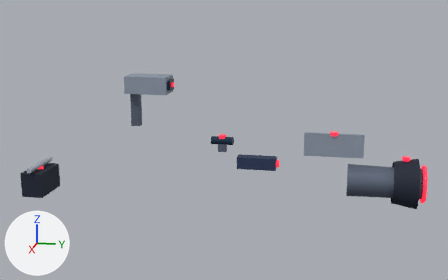
The glTF model game/assets/structures/tower_filament_optics_s8.glb: old version first, new version second.
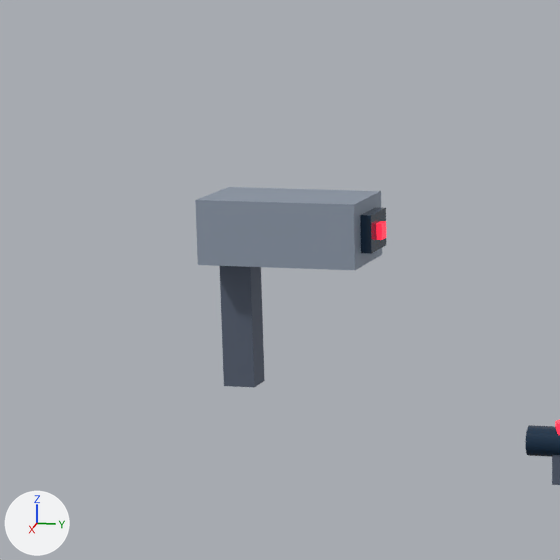
The first picture shows the older version from a camera (50 mm lens) standing at (4.16, 1.27, 3.31) and looking at (0.01, 0.44, 2.27). The close-ups show the older and then the newer version on the part from 16% to 49% of the width and 9% to 61% of the height of that picture. Only the edits that show in the close-ups are written down. The axes (+X, +Y, +Z) are drawn at lower left. The lights are the same throughout. Where no turn or scale is listed for an object, it has been applied to the vertices. Vertices at exactly the same position are counted once.

Names of what the first close-up shows: 'filament_optics_head', 'filament_optics_lens', 'filament_optics_mast', 'filament_sight_glass' and 3 more.
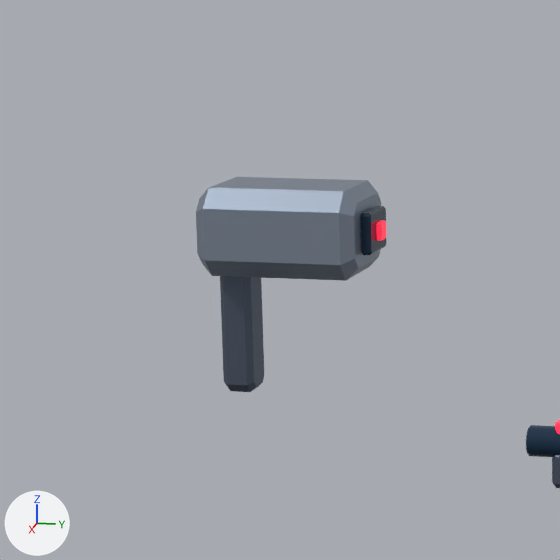
Location of each change, [x1, y1, x2, y2] in pixels of the close-ups (560 x 560 px):
'filament_optics_head', surface changed, reshaped (25% taller): before [195, 187, 382, 270]; after [196, 177, 381, 281]
'filament_optics_mast', reshaped: before [220, 266, 265, 387]; after [220, 276, 264, 392]

Edits to the bpy script that builds the scene:
```text
Change mat_steel_plate:
    mat_steel_plate.metallic: 0.34 -> 0.8
Change me_mesh_11:
    used by ob_filament_optics_mast; location = (0.0, -0.2, 2.47)
    remove me_mesh_11.from_pydata(...)  # 8 vertices, 12 faces; spans x -0.03..0.03, y -0.03..0.03, z -0.12..0.12
    add me_mesh_11.from_pydata(...)  # 32 vertices, 60 faces; spans x -0.041..0.041, y -0.03..0.03, z -0.131..0.131
    me_mesh_11 part 1: the whole mesh is rebuilt
Change me_mesh_12:
    used by ob_filament_optics_head; location = (0.0, -0.1, 2.65)
    remove me_mesh_12.from_pydata(...)  # 8 vertices, 12 faces; spans x -0.09..0.09, y -0.15..0.15, z -0.06..0.06
    add me_mesh_12.from_pydata(...)  # 32 vertices, 60 faces; spans x -0.112..0.112, y -0.15..0.15, z -0.082..0.082
    me_mesh_12 part 2: the whole mesh is rebuilt
```
